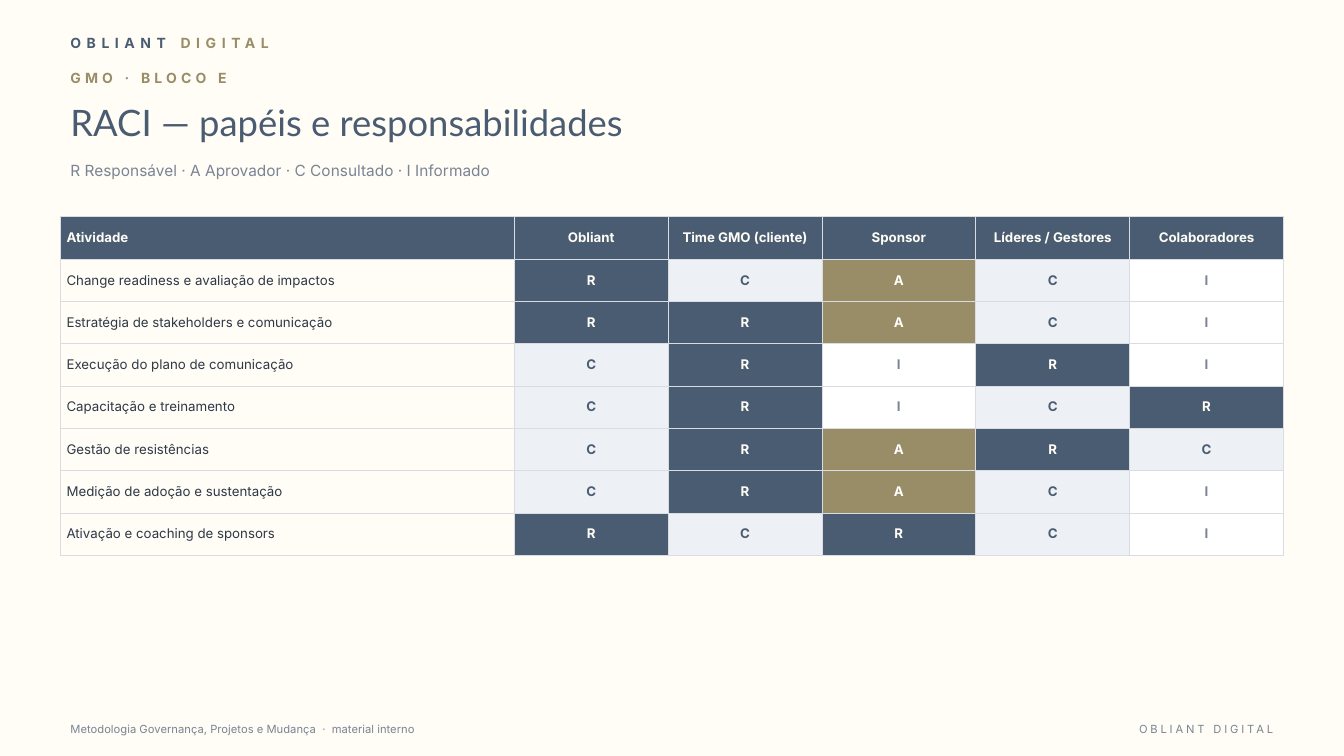
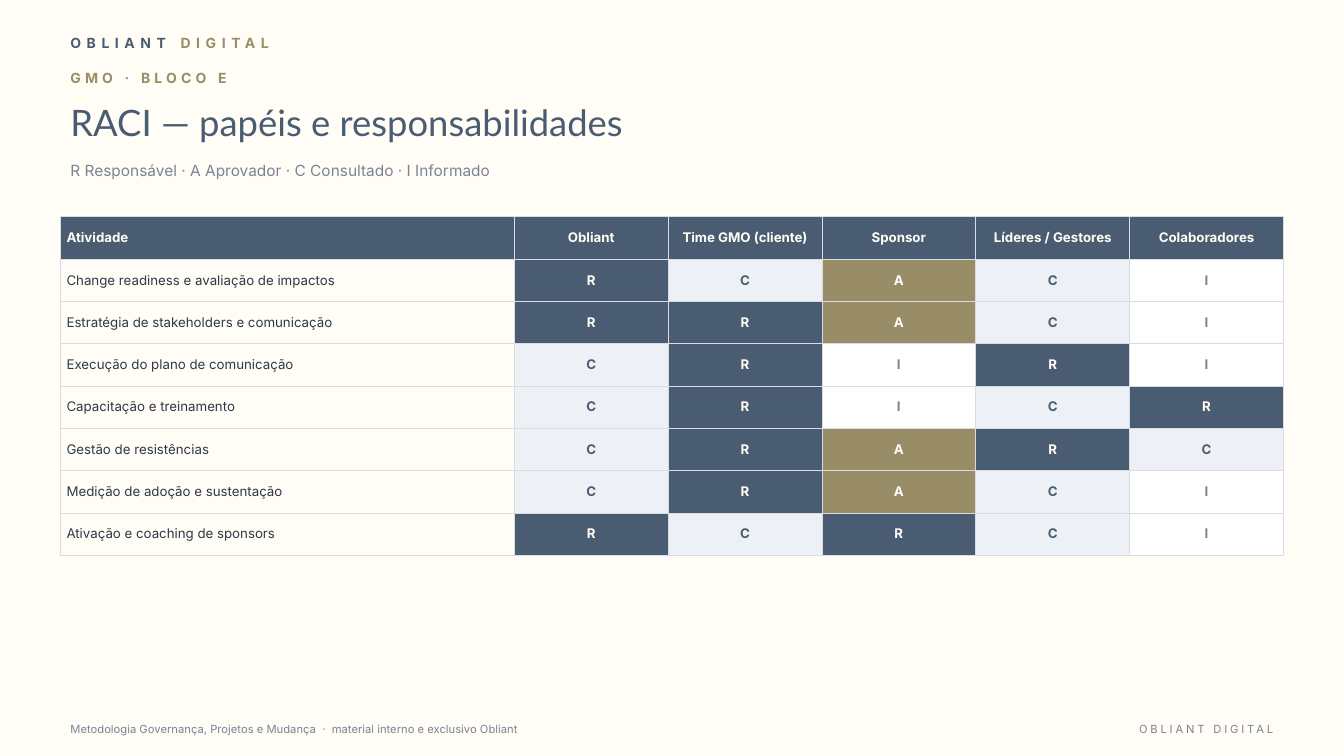
Before and after one commit to Leon1711/Site, a slide deck: slide 15 of Metodologia_Obliant.pptx. Drawn at 1344x756 pixels with LibreOffice and Linux fonts; fonts in the diff are those of the drawing. Boxes give left, top, right and bottom in pixels: in the first picture for what was removed or moved away, otherwise in the second. Text is boxed around its words. In the diff, an @@ line names an element or a change of style, - is before the commit and + after.

```diff
--- a/Metodologia_Obliant.pptx
+++ b/Metodologia_Obliant.pptx
@@ text at (70, 725, 517, 736): text changed @@
-Metodologia Governança, Projetos e Mudança · material interno
+Metodologia Governança, Projetos e Mudança · material interno e exclusivo Obliant
```
Also in this commit, not shown: 19 other slides changed, 5 other files.
